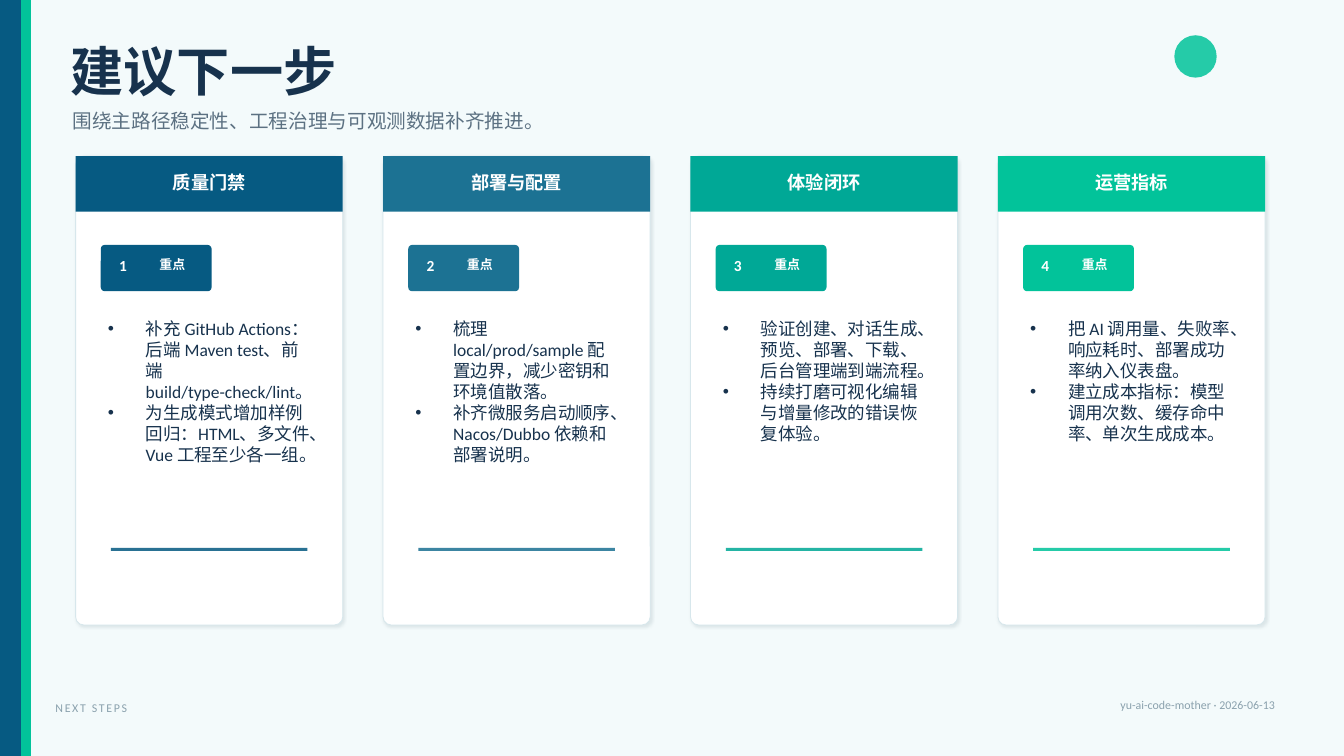
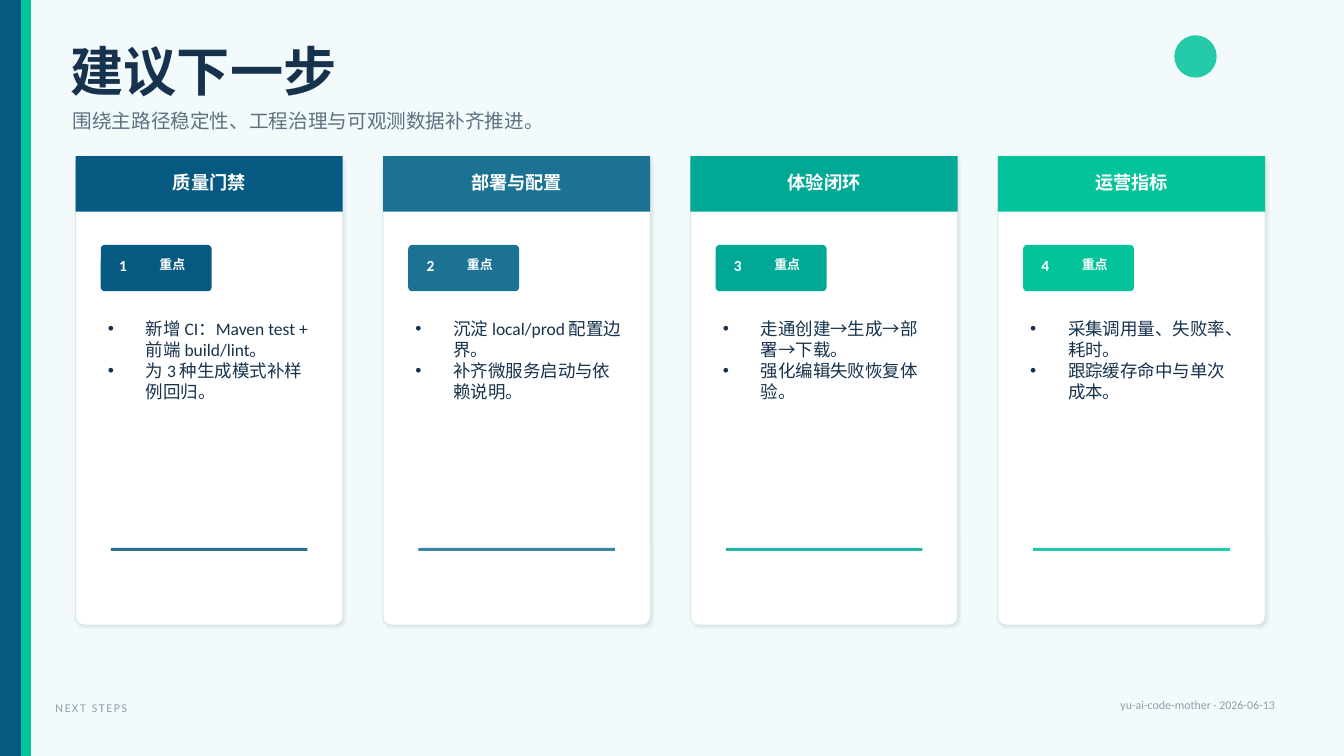
Before and after one commit to liyupi/yu-ai-code-mother, a slide deck: slide 9 of docs/reports/project-status-2026-06-13.pptx. Drawn at 1344x756 pixels with LibreOffice and Linux fonts; fonts in the diff are those of the drawing. Boxes give left, top, right and bottom in pixels: in the first picture for what was removed or moved away, otherwise in the second. Text is boxed around its words. In the diff, an @@ line names an element or a change of style, - is before the commit and + after.

```diff
--- a/docs/reports/project-status-2026-06-13.pptx
+++ b/docs/reports/project-status-2026-06-13.pptx
@@ text at (x1=146, y1=320, x2=302, y2=400): text changed @@
-• 补充 GitHub Actions：后端 Maven test、前端 build/type-check/lint。
-• 为生成模式增加样例回归：HTML、多文件、Vue 工程至少各一组。
+• 新增 CI：Maven test + 前端 build/lint。
+• 为 3 种生成模式补样例回归。
@@ text at (x1=453, y1=320, x2=621, y2=400): text changed @@
-• 梳理 local/prod/sample 配置边界，减少密钥和环境值散落。
-• 补齐微服务启动顺序、Nacos/Dubbo 依赖和部署说明。
+• 沉淀 local/prod 配置边界。
+• 补齐微服务启动与依赖说明。
@@ text at (x1=761, y1=320, x2=918, y2=400): text changed @@
-• 验证创建、对话生成、预览、部署、下载、后台管理端到端流程。
-• 持续打磨可视化编辑与增量修改的错误恢复体验。
+• 走通创建→生成→部署→下载。
+• 强化编辑失败恢复体验。
@@ text at (x1=1068, y1=320, x2=1243, y2=400): text changed @@
-• 把 AI 调用量、失败率、响应耗时、部署成功率纳入仪表盘。
-• 建立成本指标：模型调用次数、缓存命中率、单次生成成本。
+• 采集调用量、失败率、耗时。
+• 跟踪缓存命中与单次成本。
```
Also in this commit, not shown: 2 other slides changed.
